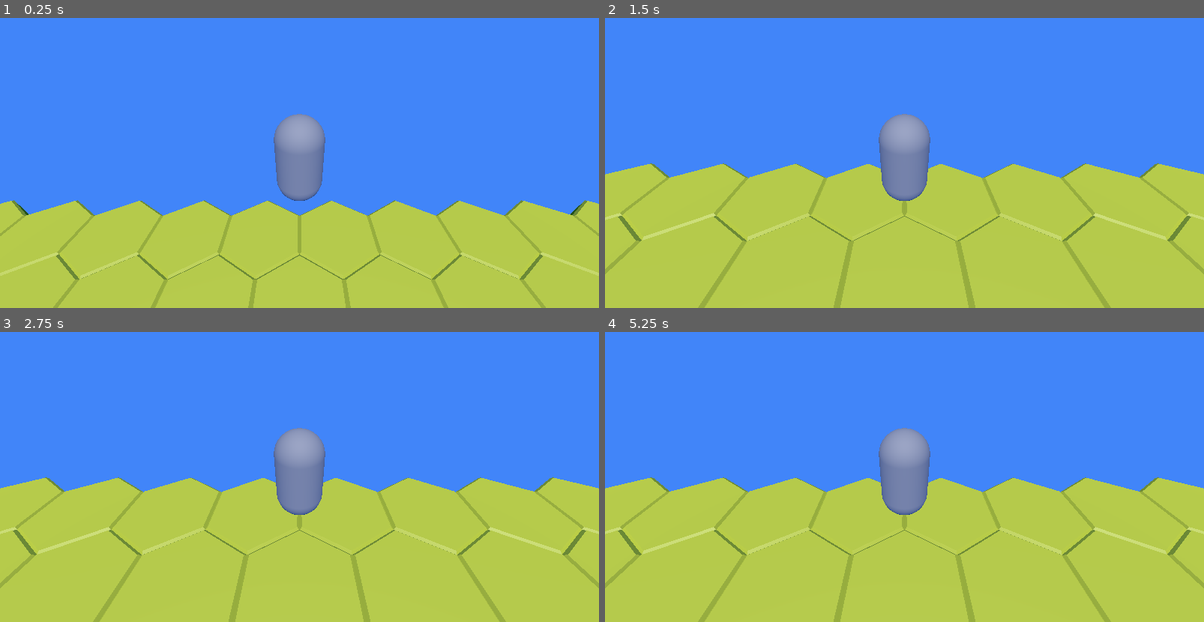
Above: before the commit, frames 1-4 (two rows, left to right).
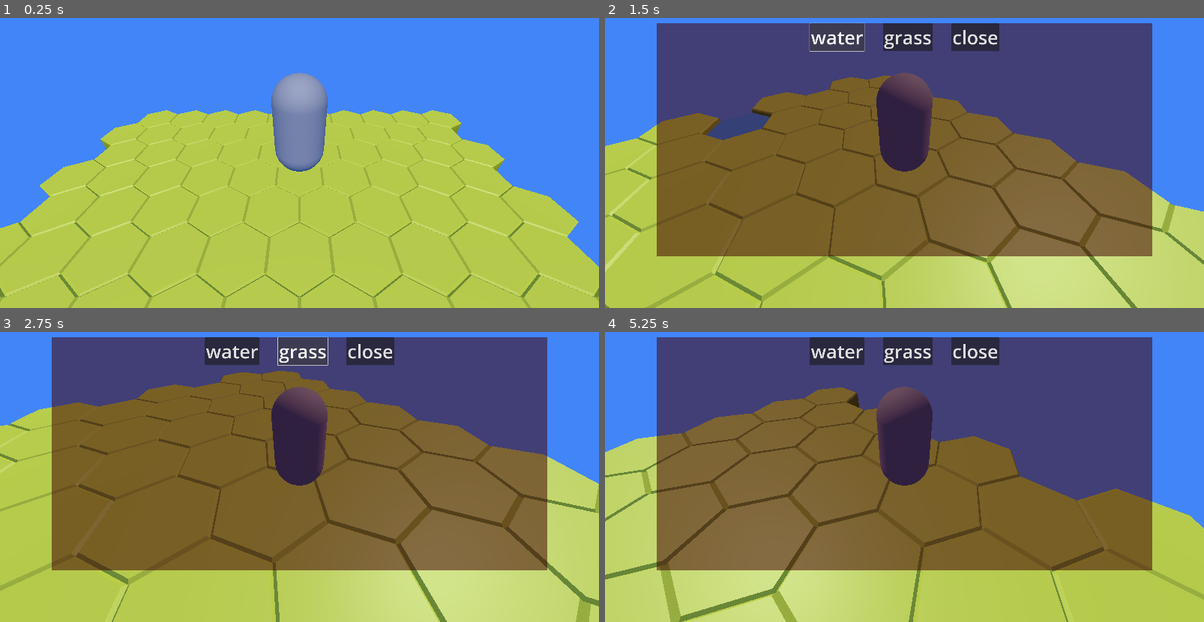
Above: after the commit, the same moments.

Repository: super-goose/hex-terrain
Game: Godot game, scene res://main.tscn
Two runs of this game, one before a commit and one after it. Both use one fixed random seed, a clock stepped at 60 frames per second and the inputs below.
Inputs (mouse positions are in pixels of both pictures, inside the frame that each line leads up to):
- Up to frame 1 (0.25 s): no input
- Up to frame 2 (1.5 s): tap Enter (ui_accept) at 0.5, 0.6, 0.77, 1.07 s; move the mouse to (1036, 122) at 0.52 s; hold Right (ui_right) 0.53-1.25 s; click (1036, 122) at 0.67 s; click (838, 38) at 1.25 s, where only the run after the commit has a clickable "water"
- Up to frame 3 (2.75 s): click (305, 352) at 2 s, where only the run after the commit has a clickable "grass"
- Up to frame 4 (5.25 s): tap Enter (ui_accept) at 2.75, 2.85, 3.02, 3.32, 3.6, 4.35, 4.52, 4.82, 5.1 s; move the mouse to (784, 471) at 2.77 s; hold Down (ui_down) 2.78-3.53 s; click (784, 471) at 2.92 s; move the mouse to (964, 378) at 3.52 s; hold Right (ui_right) 3.53-4.28 s; click (964, 378) at 3.67 s; move the mouse to (874, 520) at 4.27 s; hold Up (ui_up) 4.28-5.03 s; click (874, 520) at 4.42 s; move the mouse to (1084, 503) at 5.02 s; hold Left (ui_left) from 5.03 s (still down); click (1084, 503) at 5.17 s

The runs differ from the first frame. In frame 1, 28% of the frame differs, in the area x 0-100%, y 18-100%; in frame 2, 80%; in frame 3, 81%, in the area x 0-100%, y 1-100%; in frame 4, 80%.

Commit message:
start adding other tiles

Diff:
--- /dev/null
+++ b/global/Events.gd
@@ -0,0 +1,3 @@
+extends Node
+
+signal show_tile_menu(node)
--- a/main.gd
+++ b/main.gd
@@ -1,14 +1,46 @@
 extends Node3D
 
 var Tile = preload("res://tile.tscn")
+var tiles = {}
 
 func _ready():
 	for x in range(10):
 		for z in range(10):
-			var t = Tile.instantiate()
+			var z_offset = z * (3 / sqrt(3)) - (15 / sqrt(3))
 			var x_offset = x * 2 - 10
 			if z % 2 == 0:
 				x_offset += 1
+
+			var t = Tile.instantiate()
 			t.position.x = x_offset
-			t.position.z = z * (3 / sqrt(3))
+			t.position.z = z_offset
 			$Terrain.add_child(t)
+			#await get_tree().create_timer(.01).timeout
+
+
+func get_neighbors(x, z):
+
+	return[
+		as_coords_key(x-1, z-1),
+		as_coords_key(x, z-1),
+		as_coords_key(x+1, z),
+		as_coords_key(x, z+1),
+		as_coords_key(x-1, z+1),
+		as_coords_key(x-1, z),
+	].map(
+		func _neighbor_map(key):
+			return tiles[key] if tiles.has(key) else null
+	)
+
+func as_coords_key(x, z):
+	return "%s,%s" % [x, z]
+
+'''
+pause, reload, etc
+'''
+func _process(delta):
+	if Input.is_action_just_pressed("utility_reload"):
+		get_tree().reload_current_scene()
+
+	if Input.is_action_just_pressed("ui_cancel"):
+		get_tree().quit()
--- a/main.tscn
+++ b/main.tscn
@@ -1,8 +1,9 @@
-[gd_scene load_steps=5 format=3 uid="uid://cs0jeh0sr1why"]
+[gd_scene load_steps=6 format=3 uid="uid://cs0jeh0sr1why"]
 
 [ext_resource type="Script" path="res://main.gd" id="1_ahtbd"]
 [ext_resource type="PackedScene" uid="uid://uf0821nqs5i0" path="res://tile.tscn" id="1_m1mwb"]
 [ext_resource type="PackedScene" uid="uid://dagapyttv6wg7" path="res://player.tscn" id="3_8gtyu"]
+[ext_resource type="PackedScene" uid="uid://bfrkmjolspayk" path="res://menu.tscn" id="4_oin7w"]
 
 [sub_resource type="Environment" id="Environment_707ex"]
 
@@ -21,3 +22,7 @@
 environment = SubResource("Environment_707ex")
 
 [node name="Player" parent="." instance=ExtResource("3_8gtyu")]
+
+[node name="HUD" type="CanvasLayer" parent="."]
+
+[node name="Menu" parent="HUD" instance=ExtResource("4_oin7w")]
--- /dev/null
+++ b/menu.gd
@@ -0,0 +1,29 @@
+extends Control
+
+var current_node = null
+
+func _ready():
+	Events.show_tile_menu.connect(show_tile_menu)
+	hide_tile_menu()
+
+func show_tile_menu(tile_node):
+	visible = true
+	current_node = tile_node
+
+func hide_tile_menu():
+	visible = false
+	current_node = null
+
+
+func _on_water_button_pressed():
+	if current_node:
+		current_node.set_type('water')
+
+
+func _on_grass_button_pressed():
+	if current_node:
+		current_node.set_type('grass')
+
+
+func _on_close_button_pressed():
+	hide_tile_menu()
--- /dev/null
+++ b/menu.tscn
@@ -0,0 +1,61 @@
+[gd_scene load_steps=2 format=3 uid="uid://bfrkmjolspayk"]
+
+[ext_resource type="Script" path="res://menu.gd" id="1_pntae"]
+
+[node name="Menu" type="Control"]
+layout_mode = 3
+anchors_preset = 15
+anchor_right = 1.0
+anchor_bottom = 1.0
+grow_horizontal = 2
+grow_vertical = 2
+script = ExtResource("1_pntae")
+
+[node name="MarginContainer" type="MarginContainer" parent="."]
+layout_mode = 1
+anchors_preset = 15
+anchor_right = 1.0
+anchor_bottom = 1.0
+grow_horizontal = 2
+grow_vertical = 2
+theme_override_constants/margin_left = 200
+theme_override_constants/margin_top = 200
+theme_override_constants/margin_right = 200
+theme_override_constants/margin_bottom = 200
+
+[node name="ColorRect" type="ColorRect" parent="MarginContainer"]
+layout_mode = 2
+color = Color(0.25176, 0, 0.0069823, 0.529412)
+
+[node name="VBoxContainer" type="VBoxContainer" parent="MarginContainer"]
+layout_mode = 2
+
+[node name="HBoxContainer" type="HBoxContainer" parent="MarginContainer/VBoxContainer"]
+layout_mode = 2
+size_flags_horizontal = 4
+size_flags_vertical = 0
+theme_override_constants/separation = 72
+
+[node name="WaterButton" type="Button" parent="MarginContainer/VBoxContainer/HBoxContainer"]
+layout_mode = 2
+theme_override_font_sizes/font_size = 72
+text = "water"
+
+[node name="GrassButton" type="Button" parent="MarginContainer/VBoxContainer/HBoxContainer"]
+layout_mode = 2
+theme_override_font_sizes/font_size = 72
+text = "grass
+"
+
+[node name="CloseButton" type="Button" parent="MarginContainer/VBoxContainer/HBoxContainer"]
+layout_mode = 2
+theme_override_font_sizes/font_size = 72
+text = "close
+"
+
+[node name="GridContainer" type="GridContainer" parent="MarginContainer/VBoxContainer"]
+layout_mode = 2
+
+[connection signal="pressed" from="MarginContainer/VBoxContainer/HBoxContainer/WaterButton" to="." method="_on_water_button_pressed"]
+[connection signal="pressed" from="MarginContainer/VBoxContainer/HBoxContainer/GrassButton" to="." method="_on_grass_button_pressed"]
+[connection signal="pressed" from="MarginContainer/VBoxContainer/HBoxContainer/CloseButton" to="." method="_on_close_button_pressed"]
--- a/player.gd
+++ b/player.gd
@@ -1,8 +1,88 @@
 extends CharacterBody3D
 
-func _ready():
-	pass
+const ROTATION_SPEED = 180
 
-func _physics_process(delta):
-	velocity.y = -10
+@export var gravity_toggle = true
+
+const SPEED = 5.0
+const JUMP_VELOCITY = 4.5
+@onready var state = 'idle'
+#@onready var animation_player = $Visual/AnimationPlayer
+#@onready var mesh_model = $Visual/Model
+
+# Get the gravity from the project settings to be synced with RigidBody nodes.
+var gravity: float = ProjectSettings.get_setting("physics/3d/default_gravity")
+
+func _physics_process(delta: float) -> void:
+	if Input.is_action_just_pressed("ui_accept") and is_on_floor():
+		velocity.y = JUMP_VELOCITY
+
+	var direction = get_direction(delta)
+	calculate_velocity(direction, delta)
 	move_and_slide()
+
+func get_direction(delta: float):
+	var new_rotation = 0.0
+
+	if Input.is_action_pressed("ui_left"):
+		new_rotation += ROTATION_SPEED * delta
+	if Input.is_action_pressed("ui_right"):
+		new_rotation -= ROTATION_SPEED * delta
+	if new_rotation != 0:
+		print('    delta: %s' % delta)
+		print('  degrees: %s' % new_rotation)
+		print('  radians: %s' % deg_to_rad(new_rotation))
+		rotate_y(deg_to_rad(new_rotation))
+
+	# Handle Jump.
+	# Get the input direction and handle the movement/deceleration.
+	# As good practice, you should replace UI actions with custom gameplay actions.
+	var input_dir := Input.get_vector("ui_left", "ui_right", "ui_up", "ui_down")
+	var direction := (transform.basis * Vector3(input_dir.x, 0, input_dir.y)).normalized()
+	return direction
+
+func calculate_velocity(direction: Vector3, delta: float):
+	# GRAVITY
+	if not is_on_floor() and gravity_toggle:
+		velocity.y -= gravity * delta
+
+	if direction:
+		#rotation.y = atan2(direction.x, direction.z)
+		velocity.x = direction.x * SPEED
+		velocity.z = direction.z * SPEED
+		print(rotation.y)
+	else:
+		velocity.x = move_toward(velocity.x, 0, SPEED)
+		velocity.z = move_toward(velocity.z, 0, SPEED)
+
+	if velocity.length() == 0:
+		state = 'idle'
+	elif velocity.y < 0:
+		state = 'fall'
+	elif velocity.y > 0:
+		state = 'jump'
+	elif velocity.x + velocity.z != 0:
+		state = 'run'
+
+
+#extends CharacterBody3D
+#
+#func _ready():
+	#pass
+#
+#func _physics_process(delta):
+	#var new_v2 = Vector3.ZERO
+	#if Input.is_action_pressed("ui_up"):
+		#new_v2.z -= 5
+	#if Input.is_action_pressed("ui_down"):
+		#new_v2.z += 5
+	#if Input.is_action_pressed("ui_left"):
+		#new_v2.x -= 5
+	#if Input.is_action_pressed("ui_right"):
+		#new_v2.x += 5
+	#new_v2 = new_v2.normalized() * 5
+	#velocity.x = new_v2.x
+	#velocity.z = new_v2.z
+	#velocity.y = -10
+	#move_and_slide()
+	#
--- a/player.tscn
+++ b/player.tscn
@@ -7,11 +7,11 @@
 [sub_resource type="CapsuleMesh" id="CapsuleMesh_lm1hb"]
 
 [node name="Player" type="CharacterBody3D"]
-transform = Transform3D(1, 0, 0, 0, 1, 0, 0, 0, 1, 0, 4.9858, 0)
+transform = Transform3D(1, 0, 0, 0, 1, 0, 0, 0, 1, 2.08165e-12, 5, 2.08165e-12)
 script = ExtResource("1_dsmxi")
 
 [node name="Camera3D" type="Camera3D" parent="."]
-transform = Transform3D(1, 0, 0, 0, 0.838138, 0.545459, 0, -0.545459, 0.838138, 0, 2.84563, 3.60418)
+transform = Transform3D(1, 0, 0, 0, 0.820372, 0.571831, 0, -0.571831, 0.820372, 0, 2.19132, 3.60418)
 
 [node name="CollisionShape3D" type="CollisionShape3D" parent="."]
 shape = SubResource("CapsuleShape3D_036xt")
--- a/project.godot
+++ b/project.godot
@@ -15,6 +15,23 @@
 config/features=PackedStringArray("4.2", "Forward Plus")
 config/icon="res://icon.svg"
 
+[autoload]
+
+Events="*res://global/Events.gd"
+
+[display]
+
+window/size/viewport_width=2304
+window/size/viewport_height=1296
+
+[input]
+
+utility_reload={
+"deadzone": 0.5,
+"events": [Object(InputEventKey,"resource_local_to_scene":false,"resource_name":"","device":-1,"window_id":0,"alt_pressed":false,"shift_pressed":false,"ctrl_pressed":false,"meta_pressed":false,"pressed":false,"keycode":0,"physical_keycode":82,"key_label":0,"unicode":114,"echo":false,"script":null)
+]
+}
+
 [rendering]
 
 environment/defaults/default_clear_color=Color(0.25521, 0.521641, 0.975704, 1)
--- /dev/null
+++ b/tile.gd
@@ -0,0 +1,47 @@
+extends Node3D
+
+var type = 'grass'
+
+var coords = Vector3i.ZERO
+var get_neighbors: Callable
+
+var HexGrass = load("res://assets/land/base/hex_grass.gltf")
+var HexWater = load("res://assets/land/base/hex_water.gltf")
+var HexCoastA = load("res://assets/land/coast/hex_coast_A.gltf") # water at position 3
+var HexCoastB = load("res://assets/land/coast/hex_coast_B.gltf") # water at position 3, 4
+var HexCoastC = load("res://assets/land/coast/hex_coast_C.gltf") # water at position 2, 3, 4
+var HexCoastD = load("res://assets/land/coast/hex_coast_D.gltf") # water at position 1, 2, 3, 4
+var HexCoastE = load("res://assets/land/coast/hex_coast_E.gltf") # no water, but coast at 3.5
+
+
+func _ready():
+	set_mesh()
+
+func _on_static_body_3d_input_event(camera, event, position, normal, shape_idx):
+	if event is InputEventMouseButton:
+		Events.show_tile_menu.emit(self)
+		#print(self)
+		#print("camera", camera)
+		#print("event", event)
+		#print("position", position)
+		#print("normal", normal)
+		#print("shape_idx", shape_idx)
+
+func set_type(t):
+	type = t
+	set_mesh()
+
+func set_coords(x, z):
+	coords = Vector3i(x, 0, z)
+
+func set_get_neighbors(callback: Callable):
+	get_neighbors = callback
+
+func set_mesh():
+	for child in $MeshContainer.get_children():
+		$MeshContainer.remove_child(child)
+	match type:
+		'grass':
+			$MeshContainer.add_child(HexGrass.instantiate())
+		'water':
+			$MeshContainer.add_child(HexWater.instantiate())
--- a/tile.tscn
+++ b/tile.tscn
@@ -1,15 +1,24 @@
-[gd_scene load_steps=3 format=3 uid="uid://uf0821nqs5i0"]
+[gd_scene load_steps=4 format=3 uid="uid://uf0821nqs5i0"]
 
+[ext_resource type="Script" path="res://tile.gd" id="1_hbps8"]
 [ext_resource type="PackedScene" uid="uid://bg7bh7me2y6ui" path="res://assets/land/base/hex_grass.gltf" id="2_rgpyf"]
 
 [sub_resource type="CylinderShape3D" id="CylinderShape3D_s2vcx"]
+margin = 0.0
+height = 1.0
+radius = 1.0
 
 [node name="Tile" type="Node3D"]
+script = ExtResource("1_hbps8")
 
-[node name="hex_grass2" parent="." instance=ExtResource("2_rgpyf")]
+[node name="MeshContainer" type="Node3D" parent="."]
+
+[node name="hex_grass2" parent="MeshContainer" instance=ExtResource("2_rgpyf")]
 
 [node name="StaticBody3D" type="StaticBody3D" parent="."]
 
 [node name="CollisionShape3D" type="CollisionShape3D" parent="StaticBody3D"]
-transform = Transform3D(2.2, 0, 0, 0, 1, 0, 0, 0, 2.2, 0, -1, 0)
+transform = Transform3D(1, 0, 0, 0, 1, 0, 0, 0, 1, 2.08165e-12, -0.5, 2.08165e-12)
 shape = SubResource("CylinderShape3D_s2vcx")
+
+[connection signal="input_event" from="StaticBody3D" to="." method="_on_static_body_3d_input_event"]
Binary file added: assets/images/tile-coast-a.png
Not shown, added: assets/images/tile-coast-a.png.import
Binary file added: assets/images/tile-coast-b.png
Not shown, added: assets/images/tile-coast-b.png.import
Binary file added: assets/images/tile-coast-c.png
Not shown, added: assets/images/tile-coast-c.png.import
Binary file added: assets/images/tile-coast-d.png
Not shown, added: assets/images/tile-coast-d.png.import
Binary file added: assets/images/tile-coast-e.png
Not shown, added: assets/images/tile-coast-e.png.import
Binary file added: assets/images/tile-grass.png
Not shown, added: assets/images/tile-grass.png.import
(and 62 more such lines)
